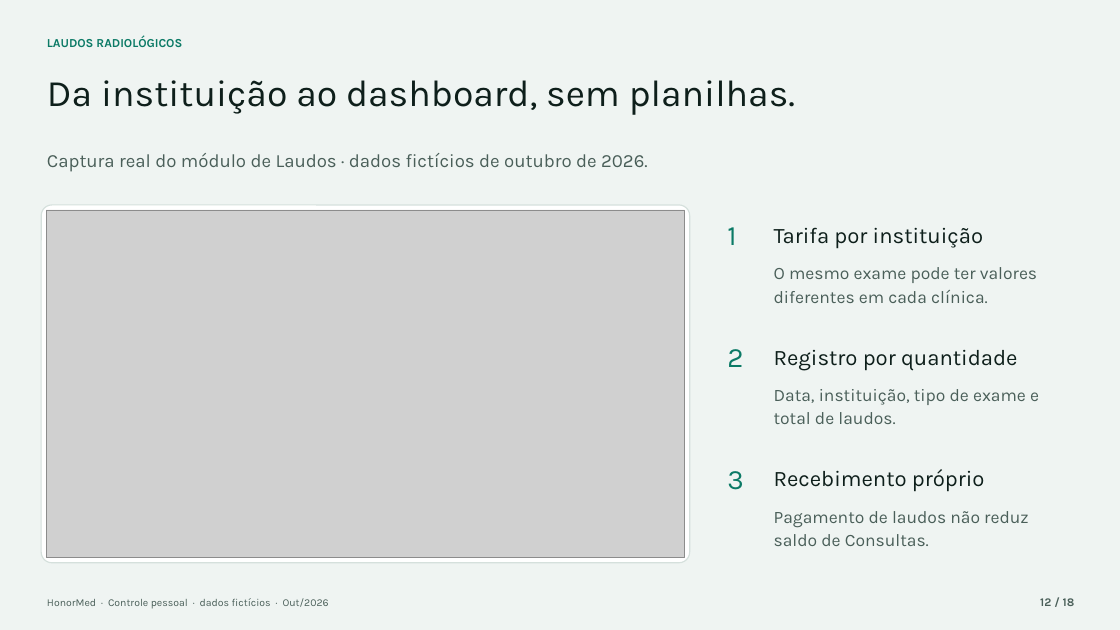
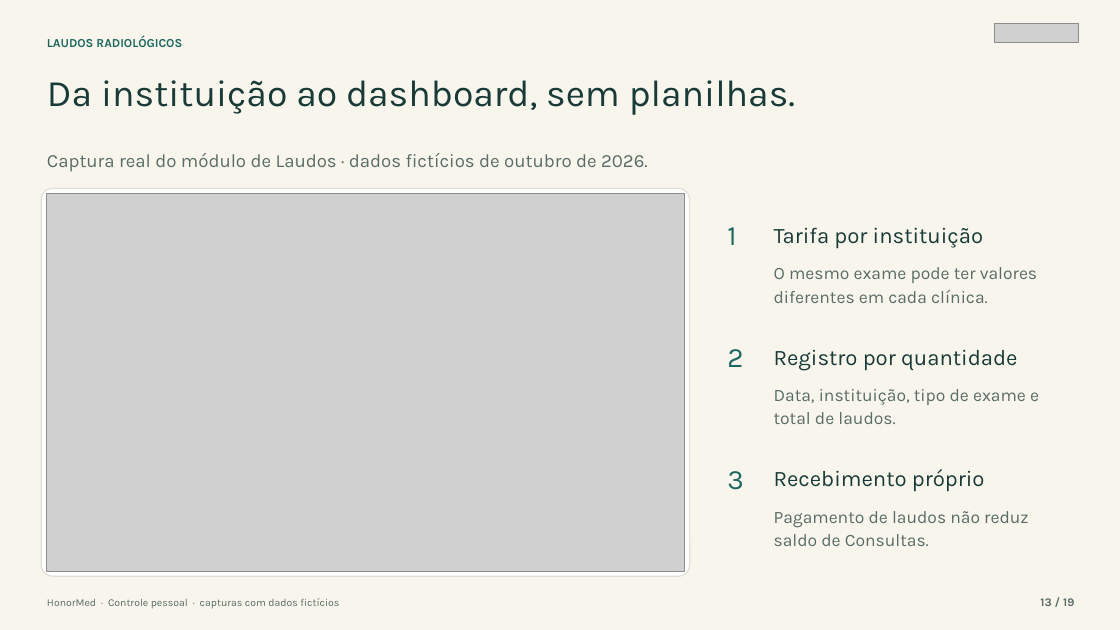
Before and after one commit to Gor0d/HonorMed, a slide deck: slide 13 of docs/apresentacao/HonorMed_Apresentacao_Medicos.pptx (slide 12 before the commit). Drawn at 1120x630 pixels with LibreOffice and Linux fonts; fonts in the diff are those of the drawing; grey boxes stand for pictures. Boxes give left, top, right and bottom in pixels: in the first picture for what was removed or moved away, otherwise in the second. Text is boxed around its words. In the diff, an @@ line names an element or a change of style, - is before the commit and + after.

```diff
--- a/docs/apresentacao/HonorMed_Apresentacao_Medicos.pptx
+++ b/docs/apresentacao/HonorMed_Apresentacao_Medicos.pptx
@@ background #EFF4F2 to #F8F5ED @@
@@ picture added at (995, 24, 1079, 42) @@
@@ rounded rectangle: place and size @@
-rounded rectangle at (41, 205, 690, 563)
+rounded rectangle at (41, 188, 690, 576)
@@ rounded rectangle at (41, 188, 690, 576): outline #D5E0DC 1 pt to #DEDFD5 1 pt @@
@@ picture: place and size @@
-picture at (46, 210, 685, 558)
+picture at (46, 193, 685, 571)
@@ text colour #0B7A66 to #1C6860 in 4 elements at (47, 36, 182, 47), (727, 227, 736, 245), (727, 349, 743, 367), (727, 471, 744, 490) @@
@@ text colour #0E1F1B to #183B38 in 4 elements at (47, 80, 795, 115), (774, 227, 983, 249), (774, 350, 1017, 371), (774, 469, 985, 492) @@
@@ text colour #4A5F59 to #596C66 in 4 elements at (47, 153, 648, 172), (774, 267, 1037, 303), (774, 389, 1039, 424), (774, 511, 1029, 546) @@
@@ text at (47, 598, 339, 609): text changed; text colour #4A5F59 to #596C66 @@
-HonorMed · Controle pessoal · dados fictícios · Out/2026
+HonorMed · Controle pessoal · capturas com dados fictícios
@@ text at (1040, 598, 1074, 606): text changed; text colour #4A5F59 to #596C66 @@
-12 / 18
+13 / 19
```
Also in this commit, not shown: 16 other slides changed, 2 slides added, 1 slide removed, 4 other files.
